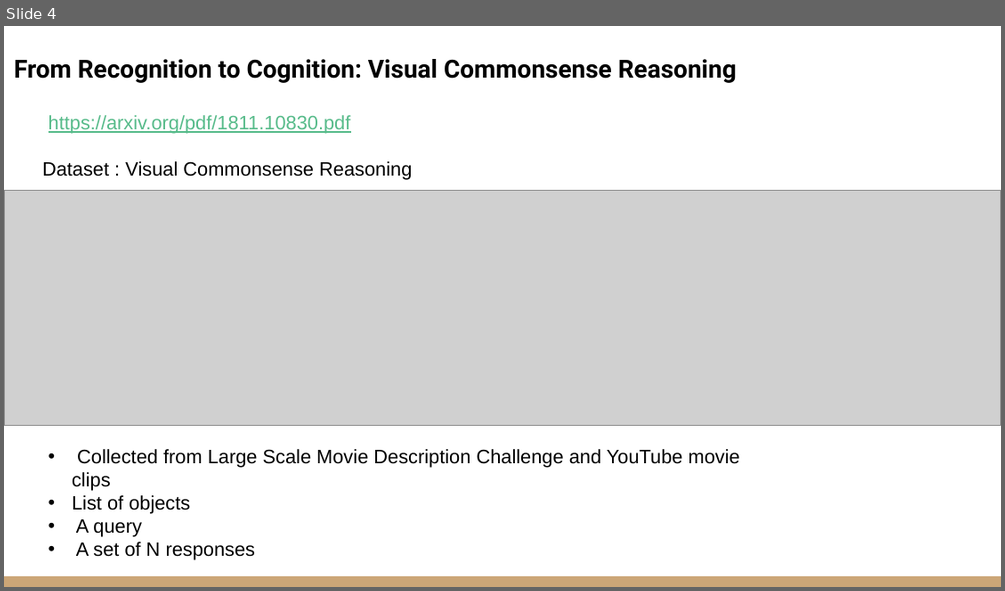
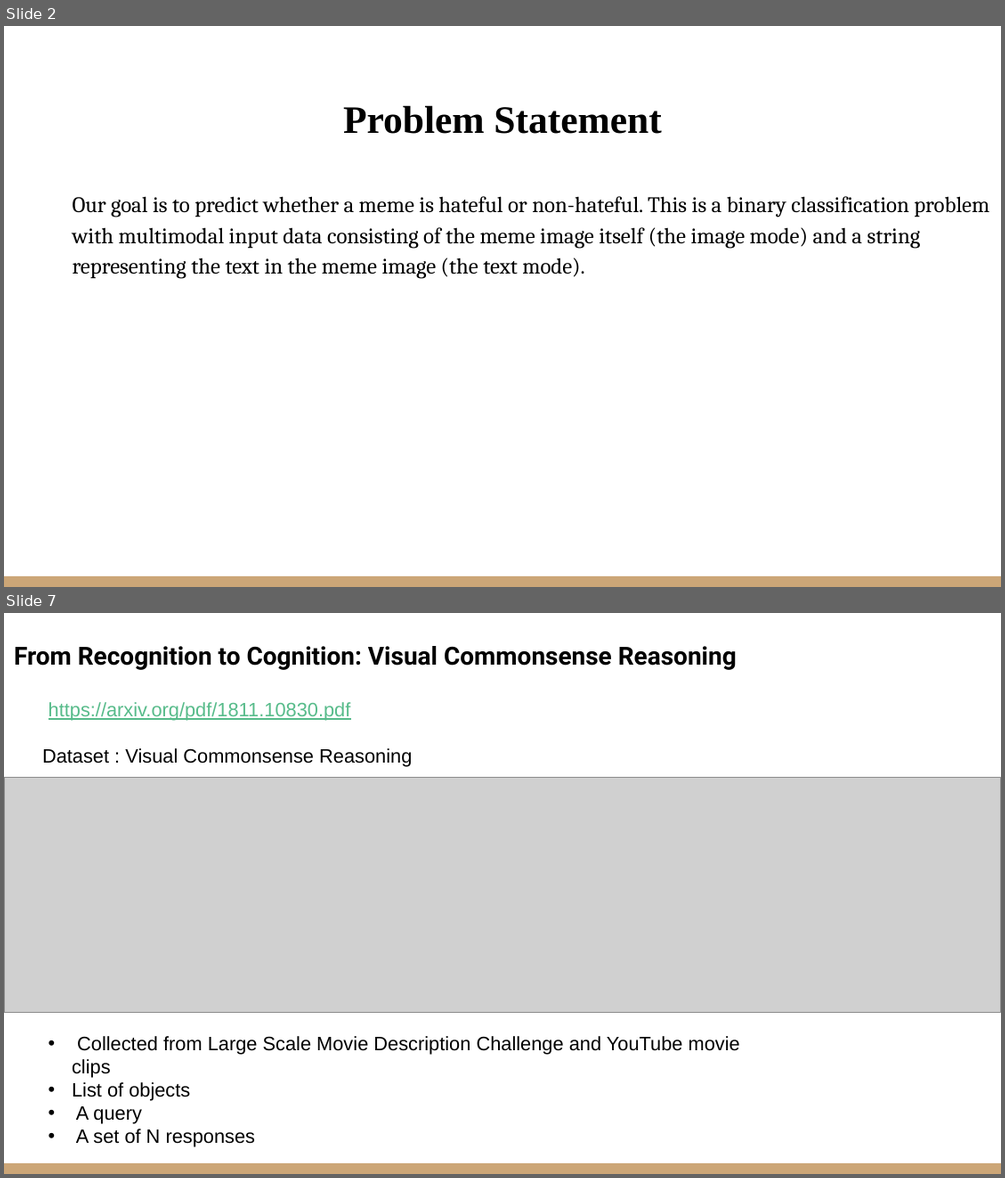
Before and after one commit to VarunBohara/Mini-Project-Documents, a slide deck: Literature Survey 2.pptx. Shown one above the other, each under a label of ours: slide 4 before the commit, slides 2 and 7 after it; the slides between them are not shown. The pictures are 1005x591 and 1005x1178 pixels, drawn with LibreOffice and Linux fonts; fonts in the diff are those of the drawing; grey boxes stand for pictures. Boxes give left, top, right and bottom in pixels: in the first picture for what was removed or moved away, otherwise in the second. Text is boxed around its words. In the diff, an @@ line names an element or a change of style, - is before the commit and + after.

```diff
--- a/Literature Survey 2.pptx
+++ b/Literature Survey 2.pptx
@@ slide 2 added at (4,26,1001,587), background #FFFFFF; not listed: 1 template element that a slide beside it also shows @@
@@ title added at (343,105,661,134), 28 pt, text #000000, bold @@
+Problem Statement
@@ text added at (73,196,989,278), 16 pt, text #000000 @@
+Our goal is to predict whether a meme is hateful or non-hateful. This is a binary classification problem with multimodal input data consisting of the meme image itself (the image mode) and a string representing the text in the meme image (the text mode).
@@ what was slide 4 is now slide 7 @@
```
Also in this commit, not shown: 4 other slides added, 2 slides removed.
